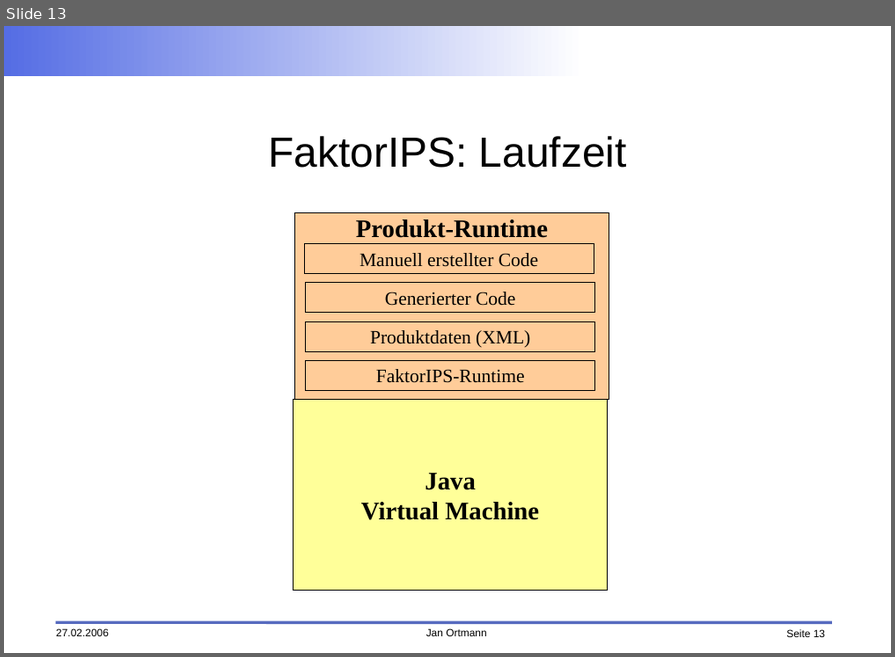
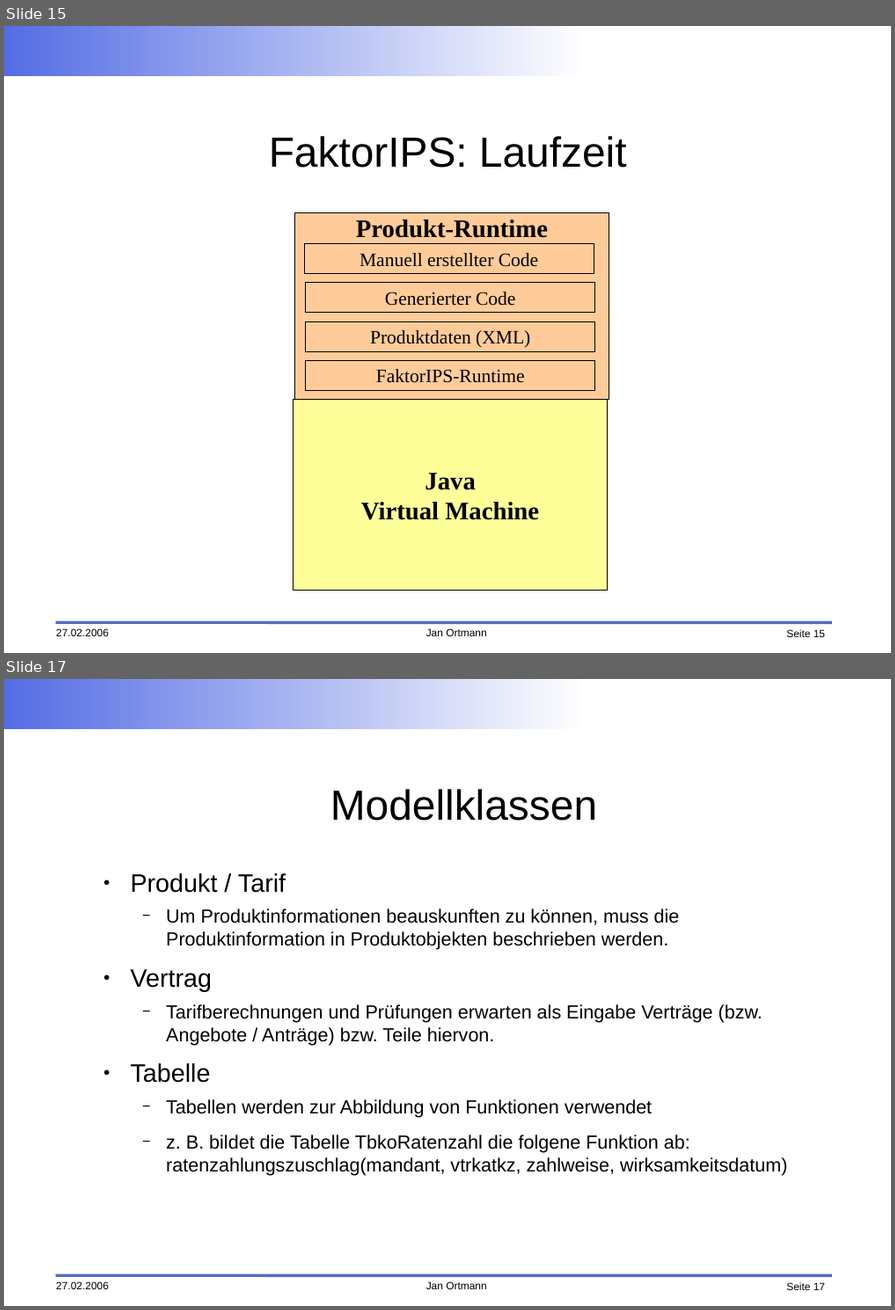
Before and after one commit to faktorips/faktorips.base, a slide deck: org.faktorips.doc/presentations/FaktorIPS-Grundlagen.odp. Shown one above the other, each under a label of ours: slide 13 before the commit, slides 15 and 17 after it; the slides between them are not shown. The pictures are 895x657 and 895x1310 pixels, drawn with LibreOffice and Linux fonts; fonts in the diff are those of the drawing; background and template pictures are left out. Boxes give left, top, right and bottom in pixels: in the first picture for what was removed or moved away, otherwise in the second. Text is boxed around its words. In the diff, an @@ line names an element or a change of style, - is before the commit and + after.

```diff
--- a/org.faktorips.doc/presentations/FaktorIPS-Grundlagen.odp
+++ b/org.faktorips.doc/presentations/FaktorIPS-Grundlagen.odp
@@ slide 17 added at [4, 679, 891, 1306], background #FFFFFF; not listed: 5 template elements that a slide beside it also shows @@
@@ title added at [330, 789, 597, 821], 40 pt, text #000000 @@
+Modellklassen
@@ text added at [131, 873, 787, 1176], 18 pt, text #000000 @@
+● Produkt / Tarif
+  − Um Produktinformationen beauskunften zu können, muss die Produktinformation in Produktobjekten beschrieben werden.
+● Vertrag
+  − Tarifberechnungen und Prüfungen erwarten als Eingabe Verträge (bzw. Angebote / Anträge) bzw. Teile hiervon.
+● Tabelle
+  − Tabellen werden zur Abbildung von Funktionen verwendet
+  − z. B. bildet die Tabelle TbkoRatenzahl die folgene Funktion ab:
+    ratenzahlungszuschlag(mandant, vtrkatkz, zahlweise, wirksamkeitsdatum)
@@ what was slide 13 is now slide 15 @@
@@ page number at [786, 630, 825, 638]: text changed @@
-Seite 13
+Seite 15
```
Also in this commit, not shown: 6 slides changed, 6 other slides added, 6 slides removed, 2 other files.
